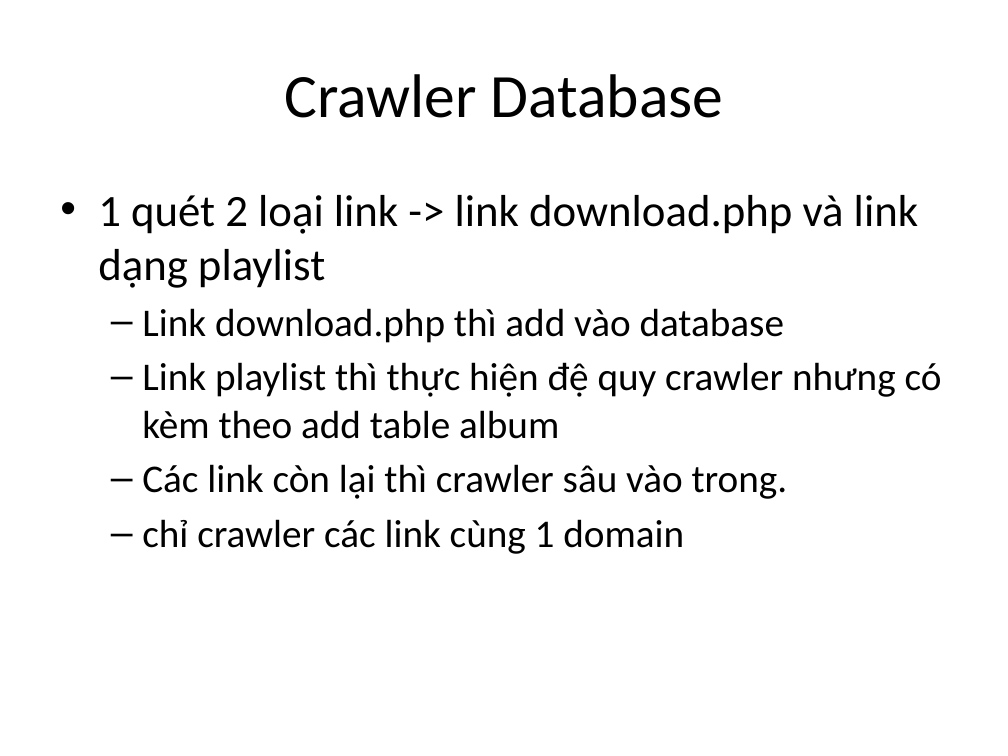
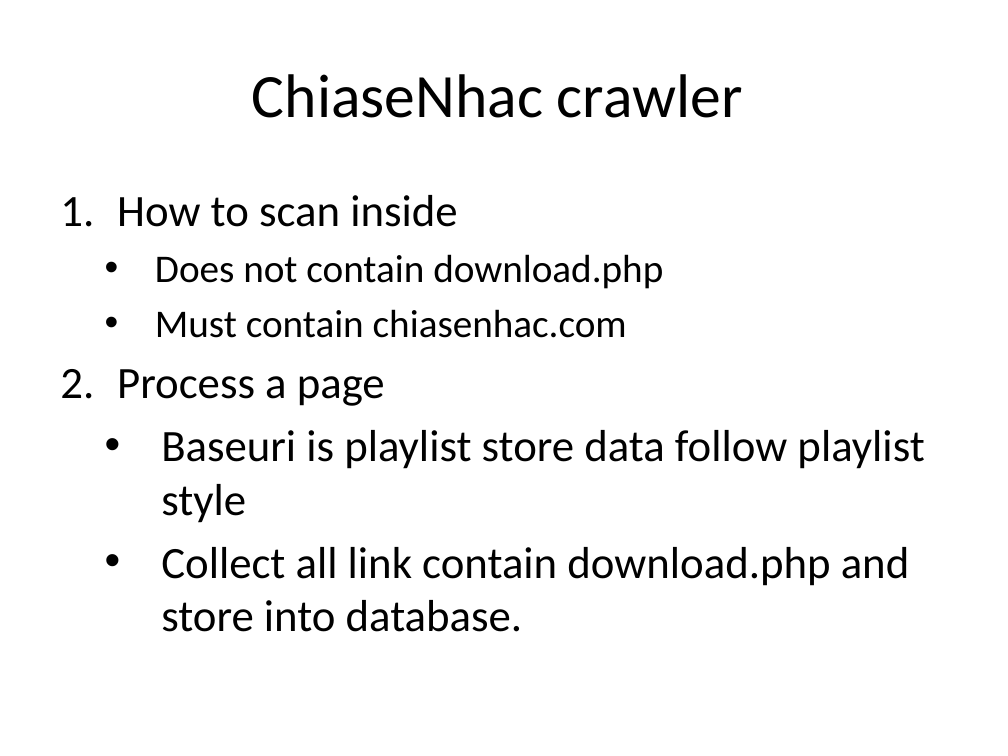
Before and after one commit to google-code-export/dau-gia-truc-tuyen-dhnl2, a slide deck: slide 22 of source/musicpage/Documents/Music page.pptx. Drawn at 1008x756 pixels with LibreOffice and Linux fonts; fonts in the diff are those of the drawing. Boxes give left, top, right and bottom in pixels: in the first picture for what was removed or moved away, otherwise in the second. Text is boxed around its words. In the diff, an @@ line names an element or a change of style, - is before the commit and + after.

```diff
--- a/source/musicpage/Documents/Music page.pptx
+++ b/source/musicpage/Documents/Music page.pptx
@@ title at <box>252,74,743,118</box>: text changed @@
-Crawler Database
+ChiaseNhac crawler
@@ text at <box>117,195,924,632</box>: text changed; size 28 to 32 pt @@
-• 1 quét 2 loại link -> link download.php và link dạng playlist
-  – Link download.php thì add vào database
-  – Link playlist thì thực hiện đệ quy crawler nhưng có kèm theo add table album
-  – Các link còn lại thì crawler sâu vào trong.
-  – chỉ crawler các link cùng 1 domain
+1. How to scan inside
+  • Does not contain download.php
+  • Must contain chiasenhac.com
+2. Process a page
+  • Baseuri is playlist store data follow playlist style
+  • Collect all link contain download.php and store into database.
```
Also in this commit, not shown: 1 other slide changed, 1 slide added, 3 other files.
